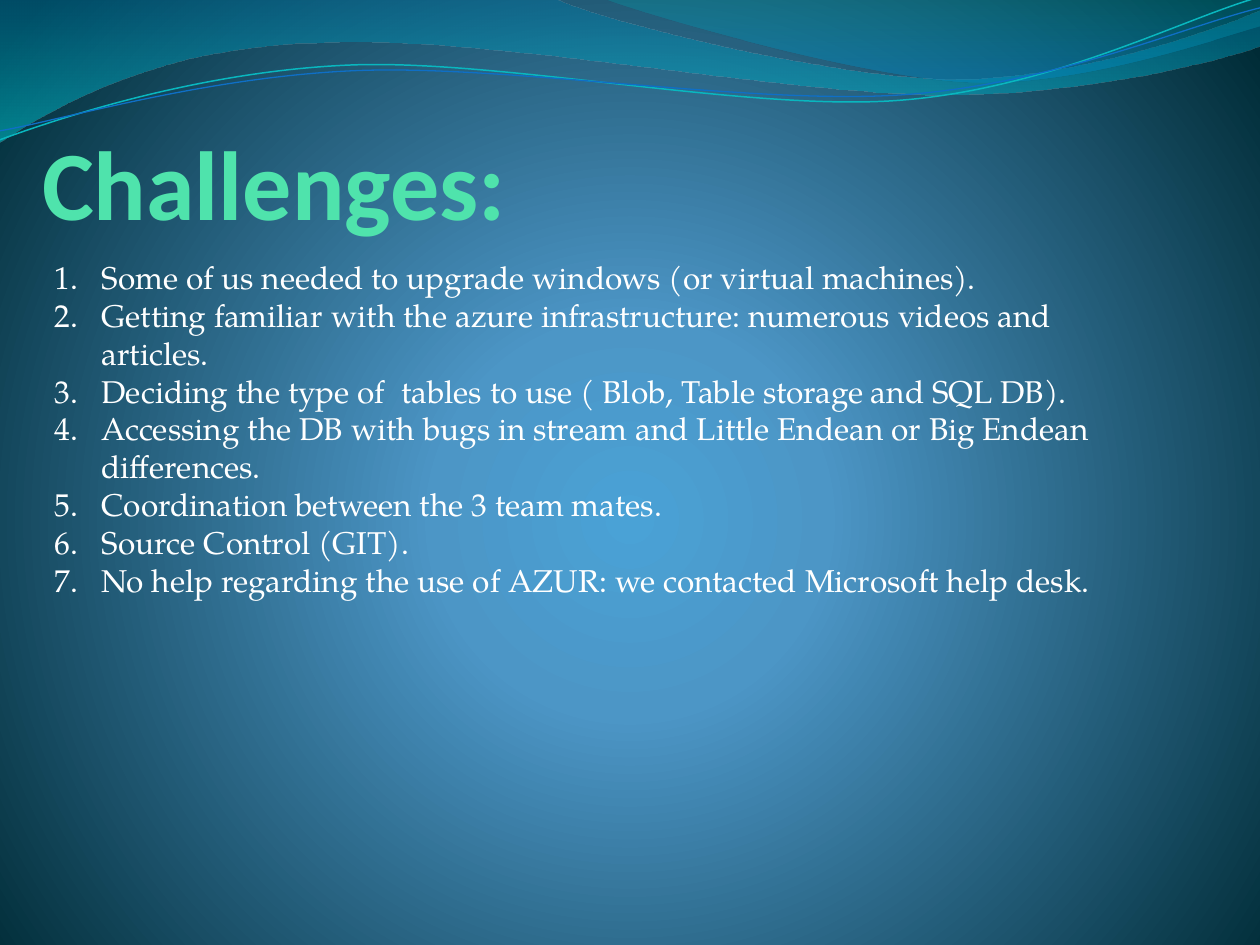
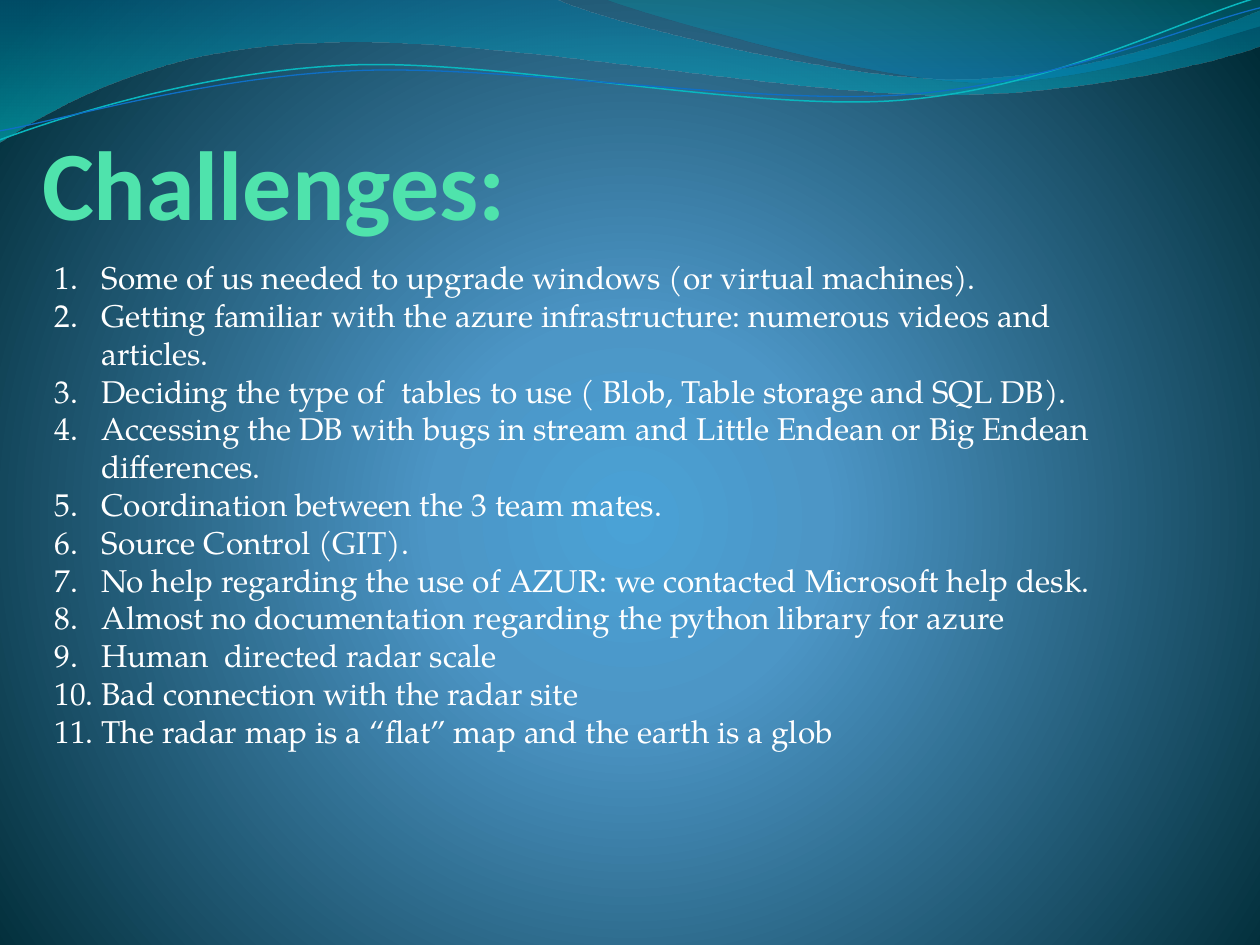
Before and after one commit to DLif/Rain_app, a slide deck: slide 12 of Rain Man.pptx (slide 10 before the commit). Drawn at 1260x945 pixels with LibreOffice and Linux fonts; fonts in the diff are those of the drawing. Boxes give left, top, right and bottom in pixels: in the first picture for what was removed or moved away, otherwise in the second. Text is boxed around its words. In the diff, an @@ line names an element or a change of style, - is before the commit and + after.

```diff
--- a/Rain Man.pptx
+++ b/Rain Man.pptx
@@ text at (102,597,1005,752): paragraphs added @@
+8. Almost no documentation regarding the python library for azure
+9. Human directed radar scale
+10. Bad connection with the radar site
+11. The radar map is a “flat” map and the earth is a glob
```
Also in this commit, not shown: 1 other slide changed, 2 slides added.
